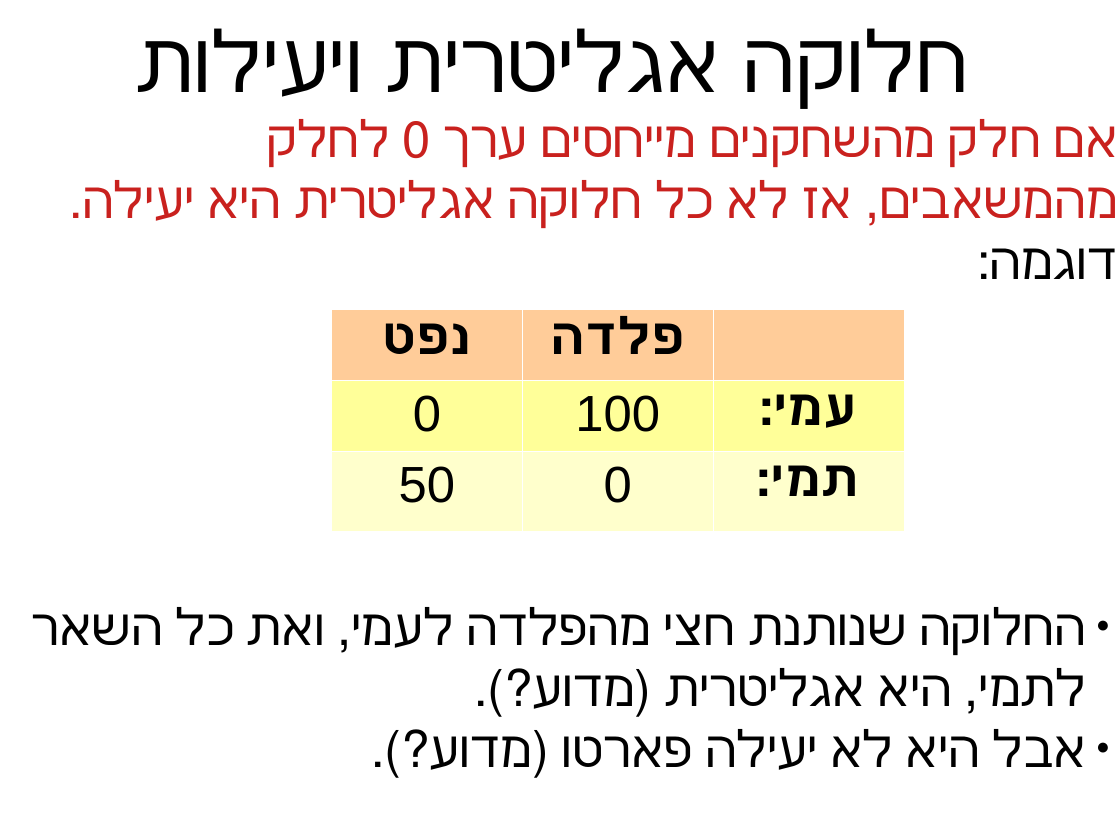
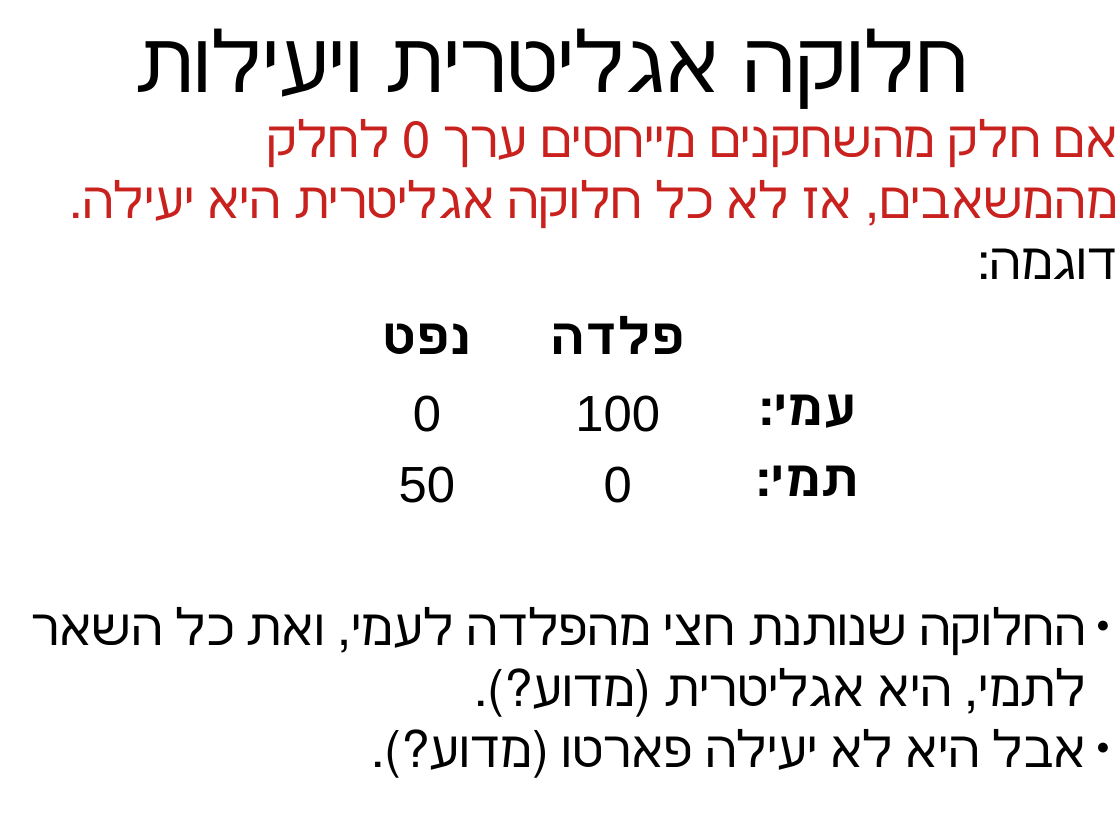
Before and after one commit to erelsgl-at-ariel/algorithms-5783, a slide deck: slide 20 of 02-pareto-efficiency/slides-leximin.odp (slide 19 before the commit). Drawn at 1120x840 pixels with LibreOffice and Linux fonts; fonts in the diff are those of the drawing. Boxes give left, top, right and bottom in pixels: in the first picture for what was removed or moved away, otherwise in the second. Text is boxed around its words. In the diff, an @@ line names an element or a change of style, - is before the commit and + after.

```diff
--- a/02-pareto-efficiency/slides-leximin.odp
+++ b/02-pareto-efficiency/slides-leximin.odp
@@ table at bbox=[331, 309, 905, 528] @@
@@ fill #FFCC99 to #FFFFFF in row 1 @@
@@ fill #FFFF99 to #FFFFFF in row 2 @@
@@ fill #FFFFCC to #FFFFFF in row 3 @@
@@ borders changed @@
```
Also in this commit, not shown: 15 other slides changed, 5 slides added, 9 other files.
